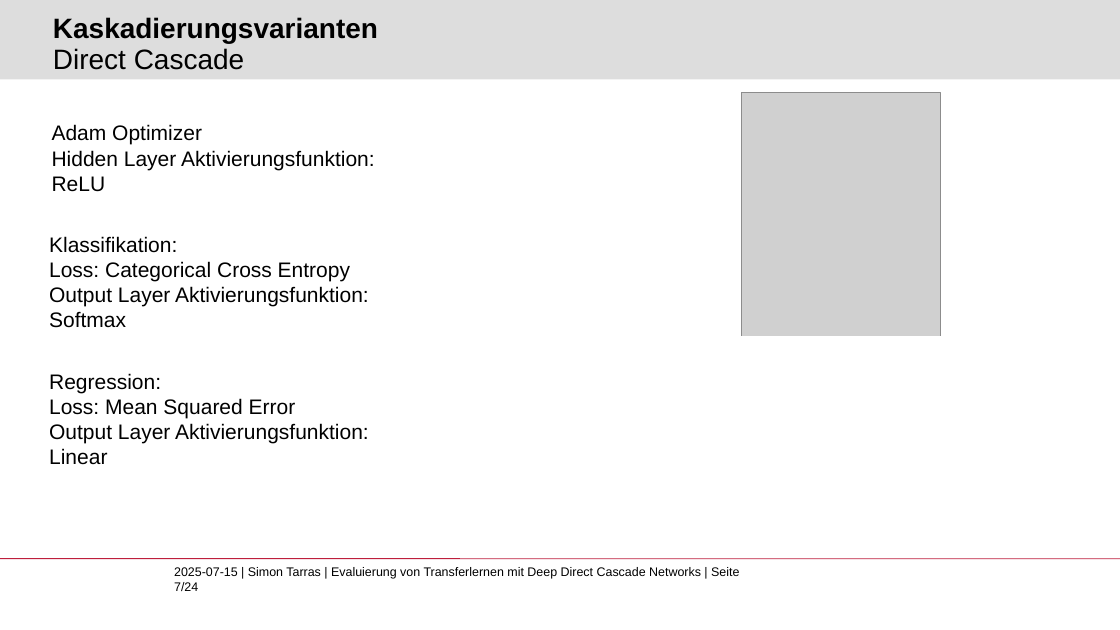
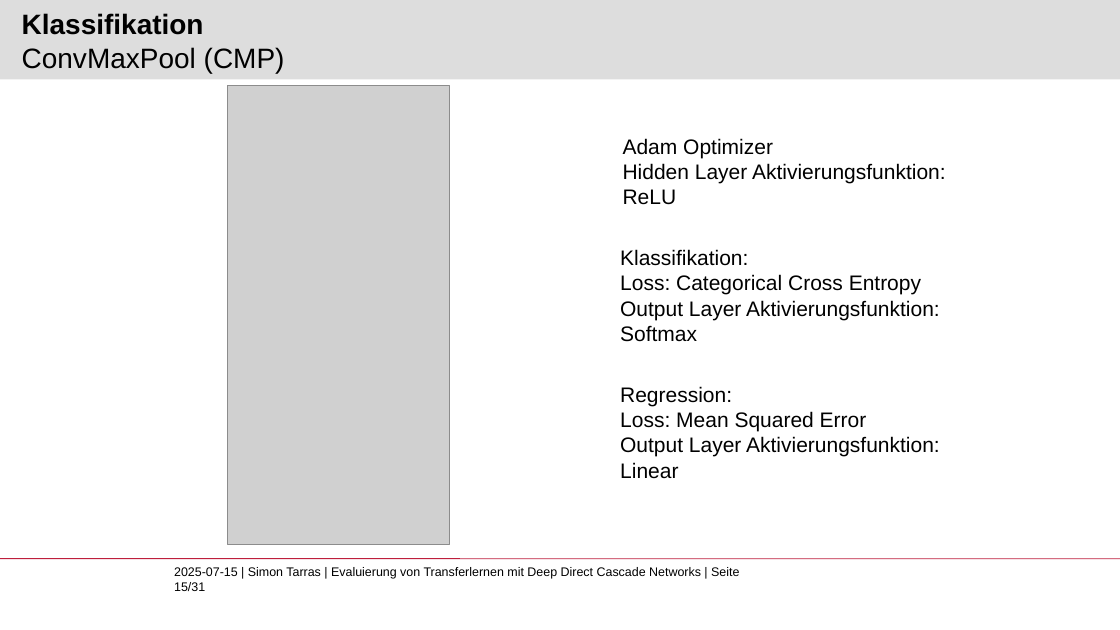
Before and after one commit to Lirras/BA_EvalTF_DDCN, a slide deck: slide 15 of BA_eval_TF.pptx (slide 7 before the commit). Drawn at 1120x630 pixels with LibreOffice and Linux fonts; fonts in the diff are those of the drawing; grey boxes stand for pictures; background and template pictures are left out. Boxes give left, top, right and bottom in pixels: in the first picture for what was removed or moved away, otherwise in the second. Text is boxed around its words. In the diff, an @@ line names an element or a change of style, - is before the commit and + after.

```diff
--- a/BA_eval_TF.pptx
+++ b/BA_eval_TF.pptx
@@ title added at [22, 13, 285, 73], 24 pt, text #000000 @@
+Klassifikation
+ConvMaxPool (CMP)
@@ title removed at [53, 17, 378, 70] @@
-Kaskadierungsvarianten
-Direct Cascade
@@ picture added at [228, 86, 450, 544] @@
@@ picture removed at [742, 92, 941, 542] @@
@@ 3 texts: place and size @@
-3 texts at [49, 124, 375, 465]
+3 texts at [620, 138, 946, 479]
@@ rectangle removed at [720, 336, 969, 550] @@
@@ text at [174, 567, 739, 591]: text changed @@
-2025-07-15 | Simon Tarras | Evaluierung von Transferlernen mit Deep Direct Cascade Networks | Seite 7/24
+2025-07-15 | Simon Tarras | Evaluierung von Transferlernen mit Deep Direct Cascade Networks | Seite 15/31
```
Also in this commit, not shown: 15 other slides changed, 12 slides added, 4 slides removed.
